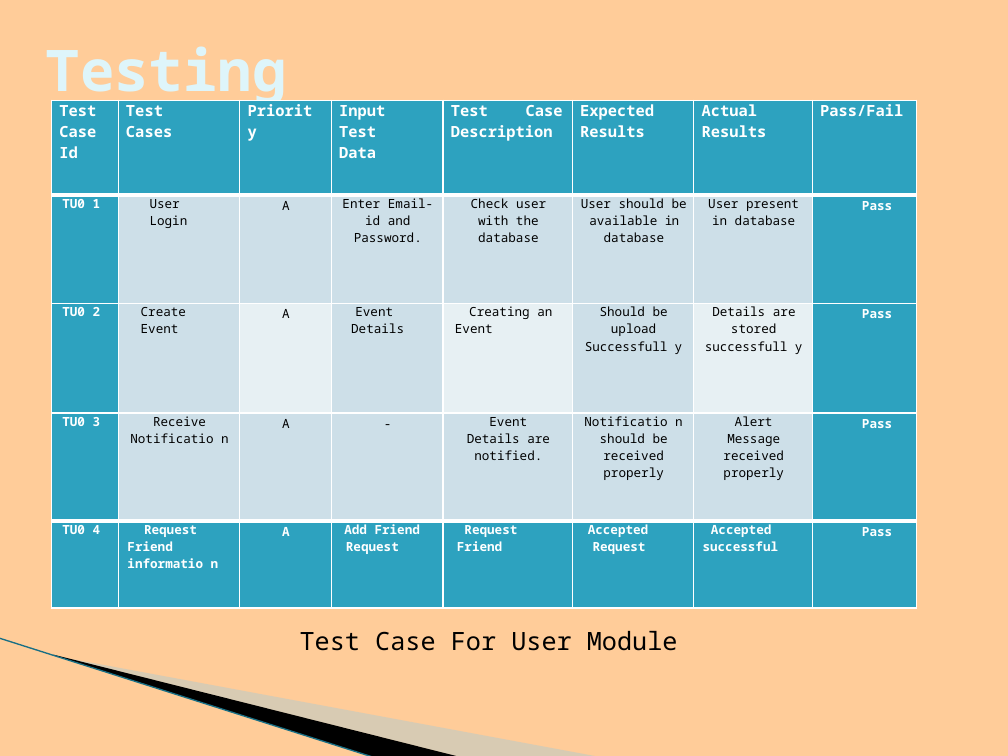
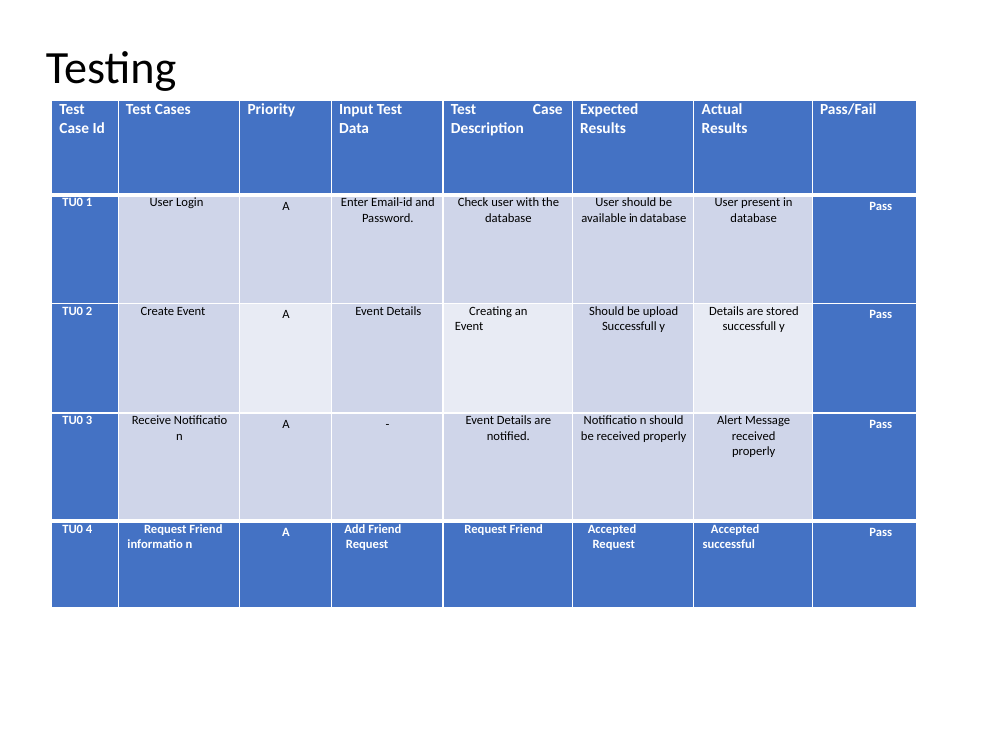
Before and after one commit to BHARGAVKR2000/Event-Detetion-System, a slide deck: slide 17 of project-E10.pptx (slide 19 before the commit). Drawn at 1008x756 pixels with LibreOffice and Linux fonts; fonts in the diff are those of the drawing; background and template pictures are left out. Boxes give left, top, right and bottom in pixels: in the first picture for what was removed or moved away, otherwise in the second. Text is boxed around its words. In the diff, an @@ line names an element or a change of style, - is before the commit and + after.

```diff
--- a/project-E10.pptx
+++ b/project-E10.pptx
@@ background #FFCC99 to #FFFFFF @@
@@ title "Testing" at <box>46,51,177,91</box>: size 41 to 33 pt, font Noto Sans Mono to Calibri, text colour #DEF5FA to #000000, bold off; line spacing 1 to 0.9 @@
@@ table at <box>51,100,915,608</box> @@
@@ fill #2DA2BF to #4472C4 in 22 cells @@
@@ fill #CDE0E8 to #CFD5EA in 15 cells @@
@@ fill #E8F0F4 to #E9EBF5 in 3 cells @@
@@ font Noto Sans Mono to Calibri @@
@@ freeform shape removed at <box>79,551,498,711</box> @@
@@ freeform shape removed at <box>0,638,413,731</box> @@
@@ line removed from (0, 638) to (374, 756) @@
@@ text removed at <box>300,631,678,651</box> @@
-Test Case For User Module
```
Also in this commit, not shown: 20 other slides changed, 4 slides added, 6 slides removed, 1 other file.
